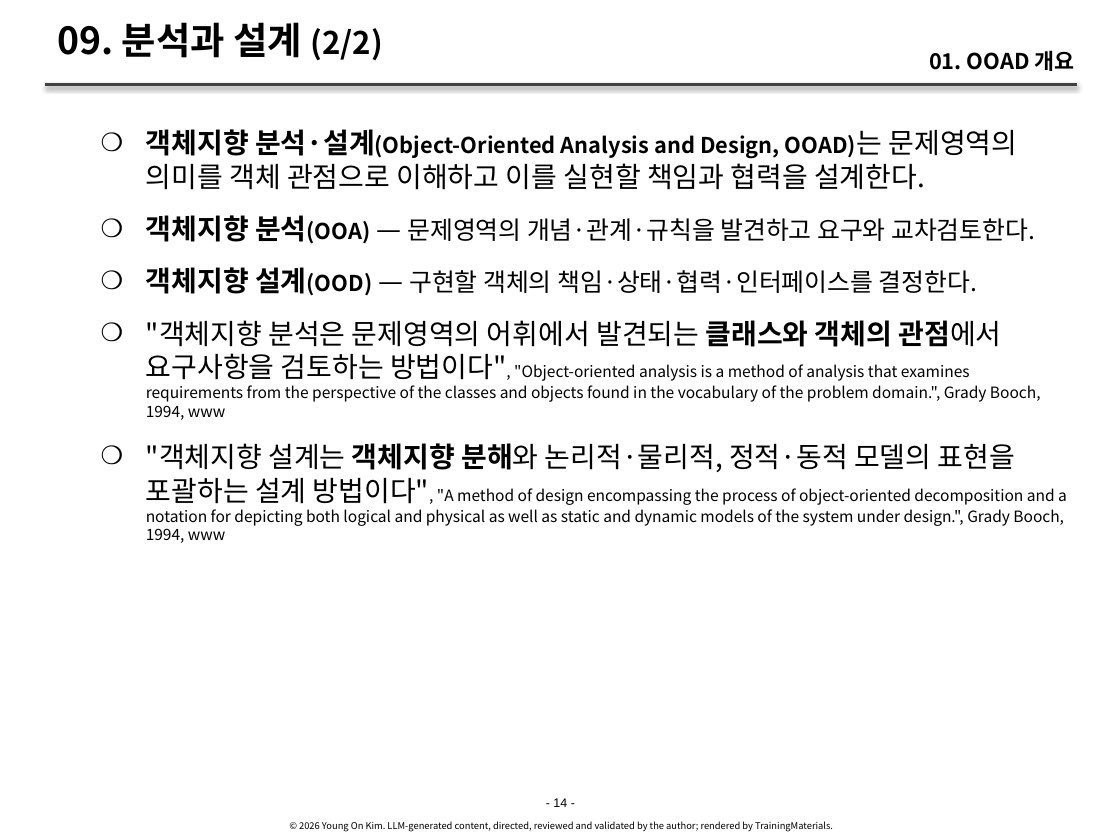
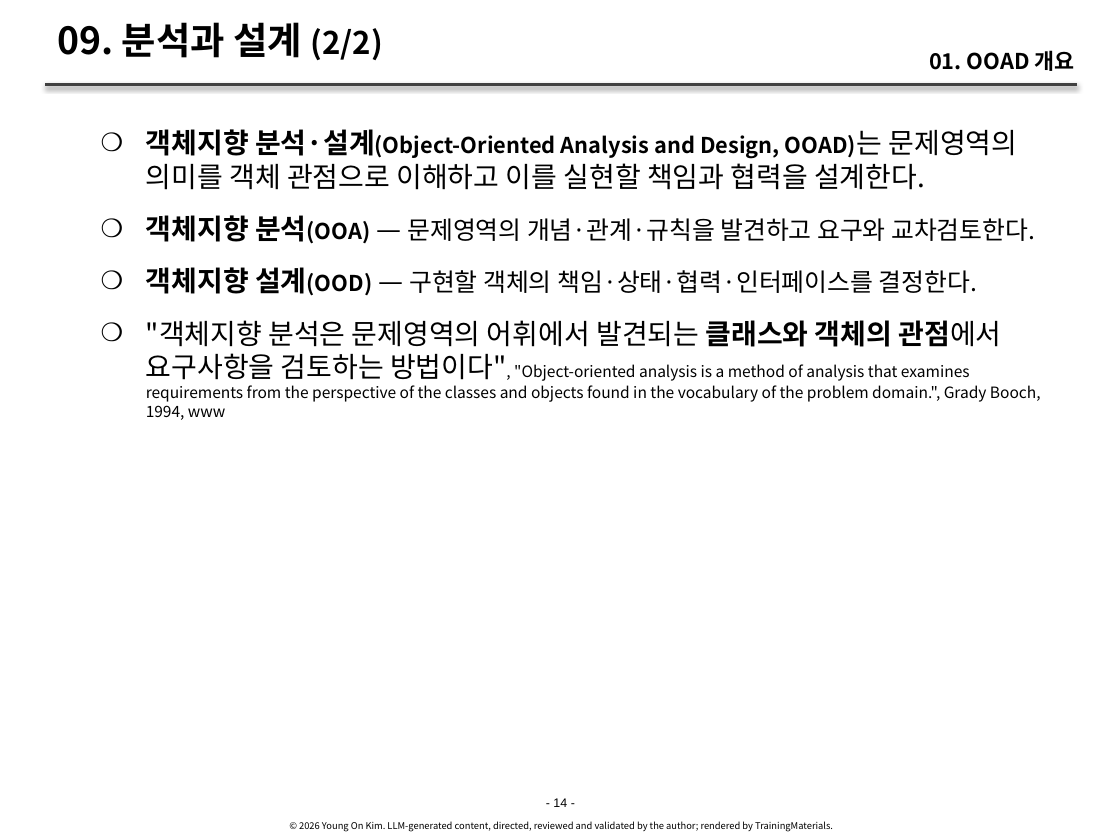
Before and after one commit to YoungSan77/TrainingMaterials, a slide deck: slide 14 of courses/ooad/sessions/s01.pptx. Drawn at 1120x840 pixels with LibreOffice and Linux fonts; fonts in the diff are those of the drawing. Boxes give left, top, right and bottom in pixels: in the first picture for what was removed or moved away, otherwise in the second. Text is boxed around its words. In the diff, an @@ line names an element or a change of style, - is before the commit and + after.

```diff
--- a/courses/ooad/sessions/s01.pptx
+++ b/courses/ooad/sessions/s01.pptx
@@ text at [146, 443, 1067, 543]: paragraph removed @@
-    ❍ "객체지향 설계는 객체지향 분해와 논리적·물리적, 정적·동적 모델의 표현을 포괄하는 설계 방법이다", "A method of design encompassing the process of object-oriented decomposition and a notation for depicting both logical and physical as well as static and dynamic models of the system under design.", Grady Booch, 1994, www
```
Also in this commit, not shown: 2 other slides changed, 6 other files.
